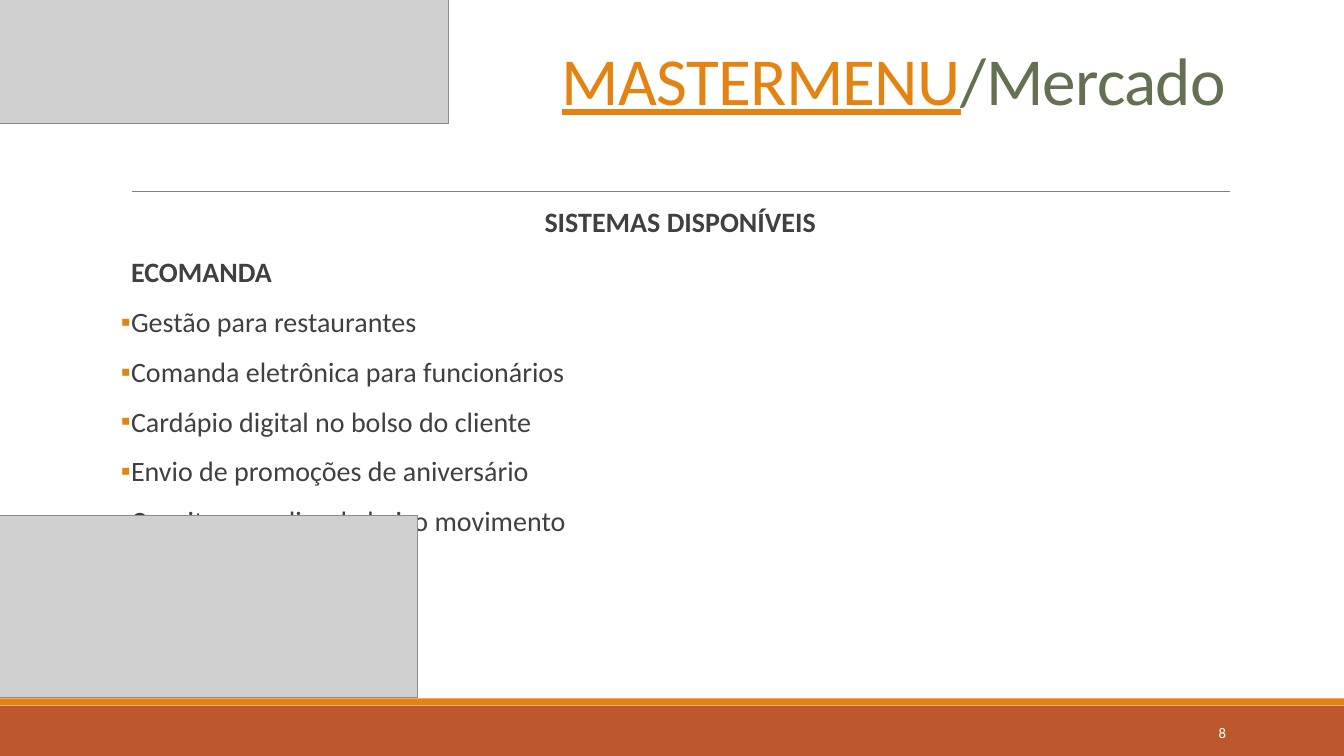
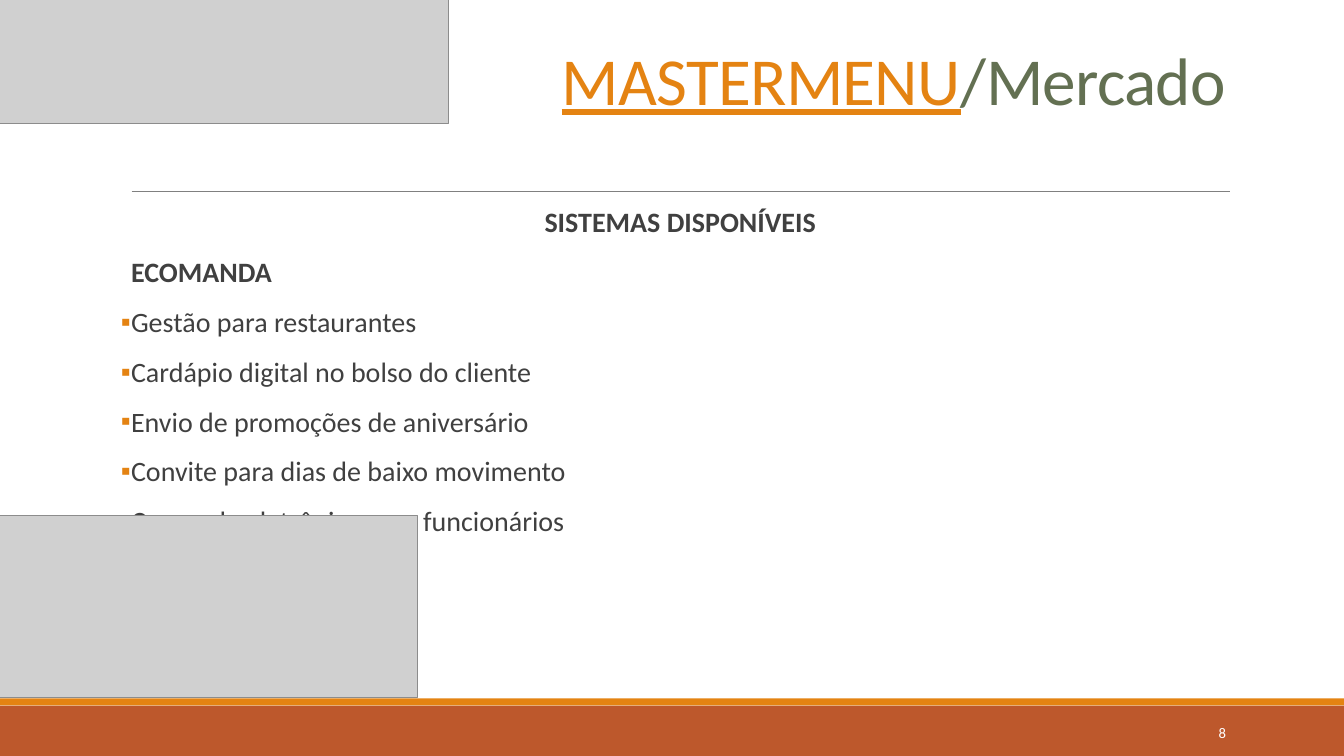
Before and after one commit to MatheusTabares/Master-menu, a slide deck: slide 8 of Documentos/Apresentação/Defesa Trabalho de Conclusão de Curso.pptx. Drawn at 1344x756 pixels with LibreOffice and Linux fonts; fonts in the diff are those of the drawing; grey boxes stand for pictures. Boxes give left, top, right and bottom in pixels: in the first picture for what was removed or moved away, otherwise in the second. Text is boxed around its words. In the diff, an @@ line names an element or a change of style, - is before the commit and + after.

Commit message:
alteracoes para banca

```diff
--- a/Documentos/Apresentação/Defesa Trabalho de Conclusão de Curso.pptx
+++ b/Documentos/Apresentação/Defesa Trabalho de Conclusão de Curso.pptx
@@ text at box(131, 362, 564, 387): paragraph removed @@
-▪ Comanda eletrônica para funcionários
@@ text at box(131, 508, 564, 531): paragraph added @@
+▪ Comanda eletrônica para funcionários
```
Also in this commit, not shown: 3 other slides changed, 4 other files.
